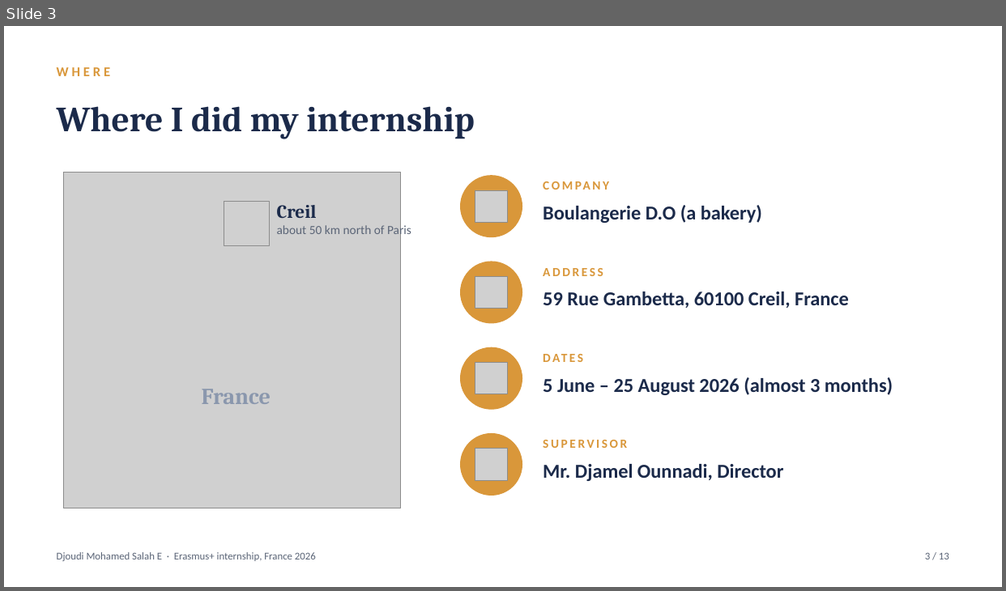
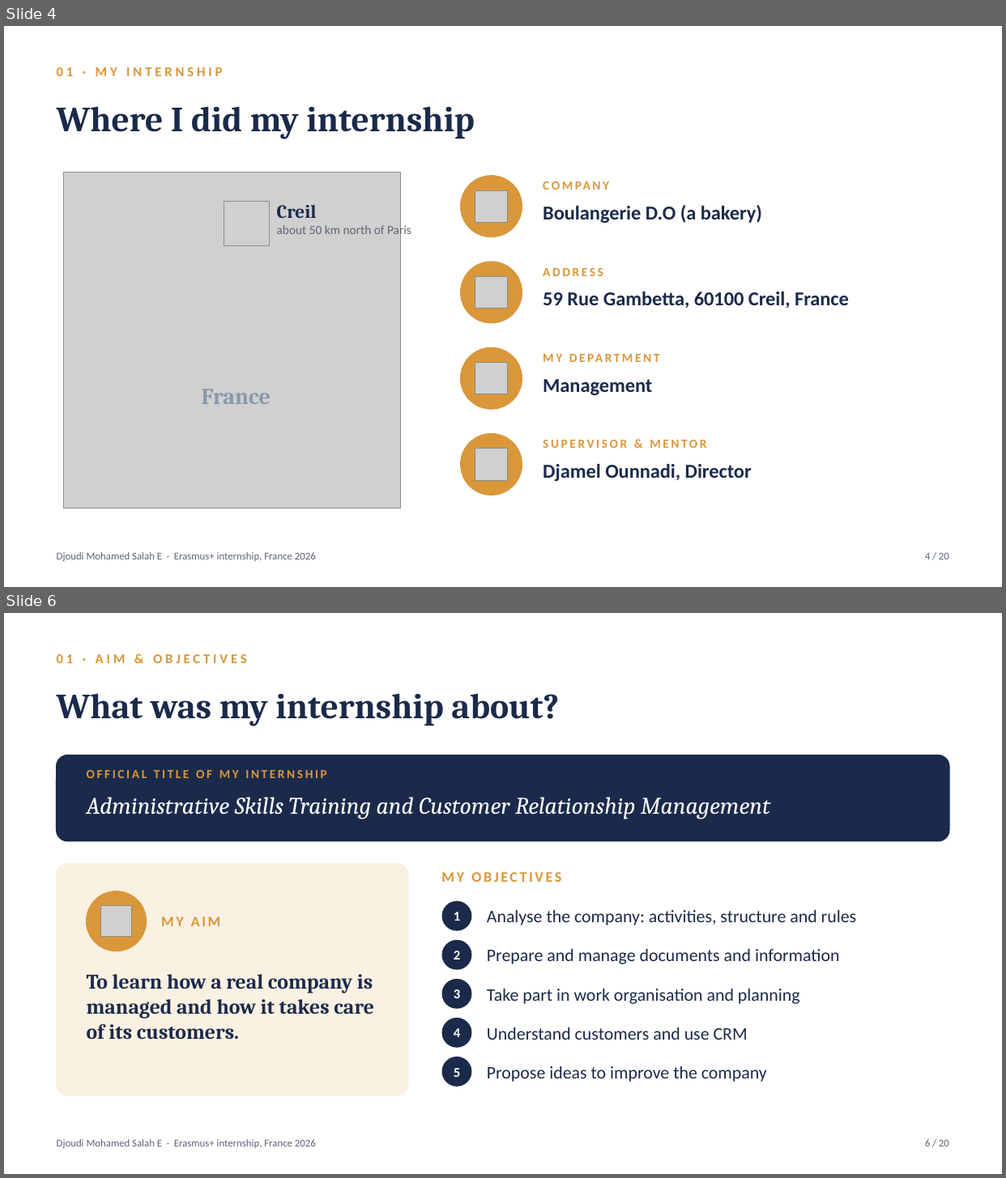
Before and after one commit to djoeeej/djoeeej, a slide deck: france-internship/Internship_France_Defense.pptx. Shown one above the other, each under a label of ours: slide 3 before the commit, slides 4 and 6 after it; the slides between them are not shown. The pictures are 1006x591 and 1006x1178 pixels, drawn with LibreOffice and Linux fonts; fonts in the diff are those of the drawing; grey boxes stand for pictures. Boxes give left, top, right and bottom in pixels: in the first picture for what was removed or moved away, otherwise in the second. Text is boxed around its words. In the diff, an @@ line names an element or a change of style, - is before the commit and + after.

```diff
--- a/france-internship/Internship_France_Defense.pptx
+++ b/france-internship/Internship_France_Defense.pptx
@@ slide 6 added at (x1=4, y1=613, x2=1002, y2=1174), background #FFFFFF @@
@@ text added at (x1=57, y1=654, x2=247, y2=663), 13 pt, text #D9973A, bold @@
+01 · AIM & OBJECTIVES
@@ text added at (x1=57, y1=693, x2=559, y2=726), 34 pt, text #1B2A4A, bold @@
+What was my internship about?
@@ rounded rectangle added at (x1=57, y1=756, x2=949, y2=841), fill #1B2A4A, outline #1B2A4A 1 pt @@
@@ text added at (x1=87, y1=770, x2=327, y2=778), 12 pt, text #D9973A, bold @@
+OFFICIAL TITLE OF MY INTERNSHIP
@@ text added at (x1=87, y1=797, x2=770, y2=820), 23 pt, text #FFFFFF, italic @@
+Administrative Skills Training and Customer Relationship Management
@@ rounded rectangle added at (x1=57, y1=864, x2=408, y2=1096), fill #FBF1E2, outline #FBF1E2 1 pt @@
@@ text added at (x1=441, y1=872, x2=561, y2=882), 14 pt, text #D9973A, bold @@
+MY OBJECTIVES
@@ ellipse added at (x1=87, y1=892, x2=147, y2=952), fill #D9973A, outline #D9973A 1 pt @@
@@ ellipse added at (x1=442, y1=901, x2=472, y2=931), fill #1B2A4A, 13 pt, text #FFFFFF, bold @@
+1
@@ picture added at (x1=100, y1=905, x2=132, y2=937) @@
@@ text added at (x1=161, y1=917, x2=221, y2=926), 14 pt, text #D9973A, bold @@
+MY AIM
@@ text added at (x1=487, y1=910, x2=856, y2=926), 17 pt, text #1B2A4A @@
+Analyse the company: activities, structure and rules
@@ ellipse added at (x1=442, y1=940, x2=472, y2=970), fill #1B2A4A, 13 pt, text #FFFFFF, bold @@
+2
@@ text added at (x1=487, y1=949, x2=840, y2=965), 17 pt, text #1B2A4A @@
+Prepare and manage documents and information
@@ text added at (x1=87, y1=974, x2=374, y2=1040), 20 pt, text #1B2A4A, bold @@
+To learn how a real company is managed and how it takes care of its customers.
@@ ellipse added at (x1=442, y1=979, x2=472, y2=1009), fill #1B2A4A, 13 pt, text #FFFFFF, bold @@
+3
@@ text added at (x1=487, y1=989, x2=800, y2=1004), 17 pt, text #1B2A4A @@
+Take part in work organisation and planning
@@ ellipse added at (x1=442, y1=1018, x2=472, y2=1048), fill #1B2A4A, 13 pt, text #FFFFFF, bold @@
+4
@@ text added at (x1=487, y1=1028, x2=748, y2=1040), 17 pt, text #1B2A4A @@
+Understand customers and use CRM
@@ ellipse added at (x1=442, y1=1057, x2=472, y2=1087), fill #1B2A4A, 13 pt, text #FFFFFF, bold @@
+5
@@ text added at (x1=487, y1=1067, x2=767, y2=1082), 17 pt, text #1B2A4A @@
+Propose ideas to improve the company
@@ text added at (x1=57, y1=1139, x2=316, y2=1148), 10 pt, text #5B6577 @@
+Djoudi Mohamed Salah E · Erasmus+ internship, France 2026
@@ text added at (x1=925, y1=1139, x2=949, y2=1147), 10 pt, text #5B6577 @@
+6 / 20
@@ what was slide 3 is now slide 4 @@
@@ slide 4 changed as well @@
@@ text at (x1=57, y1=67, x2=222, y2=76): text changed @@
-WHERE
+01 · MY INTERNSHIP
@@ text at (x1=543, y1=350, x2=948, y2=371): text changed @@
-DATES
+MY DEPARTMENT
@@ text at (x1=543, y1=379, x2=652, y2=395): text changed @@
-5 June – 25 August 2026 (almost 3 months)
+Management
@@ text at (x1=543, y1=440, x2=706, y2=448): text changed @@
-SUPERVISOR
+SUPERVISOR & MENTOR
@@ text at (x1=543, y1=464, x2=752, y2=481): text changed @@
-Mr. Djamel Ounnadi, Director
+Djamel Ounnadi, Director
@@ text at (x1=925, y1=552, x2=949, y2=560): text changed @@
-3 / 13
+4 / 20
```
Also in this commit, not shown: 10 other slides changed, 8 other slides added, 2 slides removed, 2 other files.
